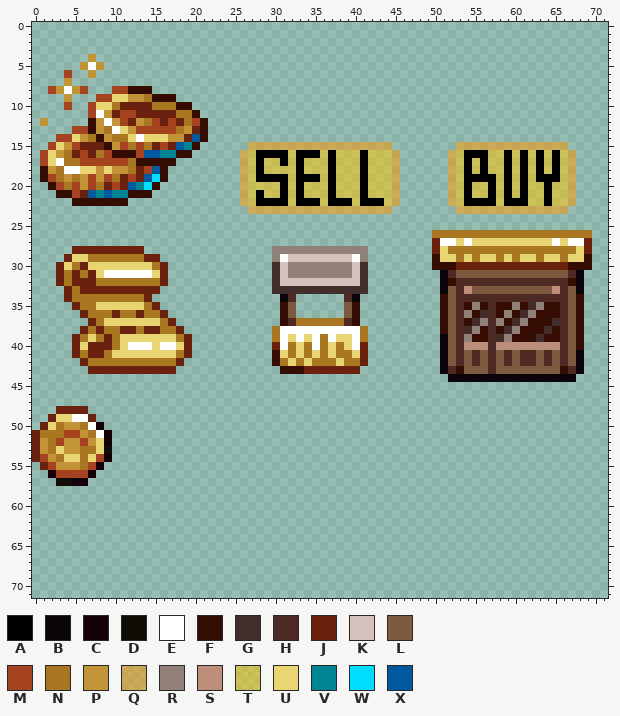
Sprite sheet: market_images.png. That is the earlier state.
The file is 72x72 pixels. Colours within 5 levels of each other are drawn and written as one.
Palette (. is transparent): A #000000  B #0a0508  C #160007  D #110d06  E #ffffff  F #340c02  G #432d2a  H #4d2a23  J #6a220f  K #d4c1bc  L #7e5a40  M #a5421f  N #a97621  P #c39338  Q #ff960080  R #908077  S #bd8e79  T #ffc80080  U #e9d673  V #008595  W #00deff  X #00599e
Pixels before (only the part around the change), first column x 15:
12 MJMJNMF..................................................
13 MMMNPJF..................................................
14 UUPPJXF..................................................
15 JMJXVF......QQQQQQQQQQQQQQQQQQ........QQQQQQQQQQQQQQ.....
16 XVVFF......QTAAAATAAATATTTATTTQ......QTAAATTATATATATQ....
17 FFF........QTATTATATTTATTTATTTQ......QTATATTATATATATQ....
18 XF.........QTATTTTATTTATTTATTTQ......QTATATTATATATATQ....
19 WF.........QTAAAATAAATATTTATTTQ......QTAAAATATATAAATQ....
20 F..........QTTTTATATTTATTTATTTQ......QTATTATATATTATTQ....
21 ...........QTATTATATTTATTTATTTQ......QTATTATATATTATTQ....
22 ...........QTAAAATAAATAAATAAATQ......QTAAAATAAATTATTQ....
23 ............QQQQQQQQQQQQQQQQQQ........QQQQQQQQQQQQQQ.....
24 .........................................................
25 .........................................................
26 ...................................NNNNNNNNNNNNNNNNNNNN..
27 ...................................JEEUEUUUUUUUUUUEUEEJ..
28 ...............RRRRRRRRRRRR........JUNNNNNNNNNNNNNNNNUJ..
29 J..............REKKKKKKKKER........FUUNUNUUNUNUUNUUNUUF..
And afterwards:
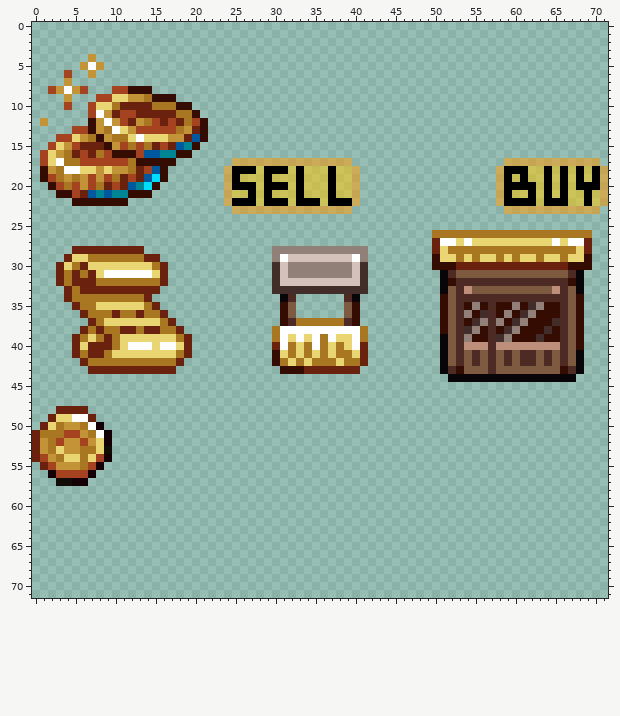
From old to new:
Changed rows in their new state; - is an unchanged pixel.
first column x 24:
15 ---..................--------..............-----
16 --....................------................----
17 -Q-QQQQQQQQQQQQQ......------.......QQQQQQQQ-QQQ-
18 QAAATAAA--------Q.....------......Q-A--TATATATAQ
19 QAT-T-TT--TT----Q.....------......Q----T-TATATAQ
20 QAAA-AA---------Q.....------......Q-A-A---ATAAAQ
21 QTTATA-T--------Q.....------......Q--TA---ATTATQ
22 QAAAT-----------Q.....------......Q---A--AATTATQ
23 -QQ-------------.....--------......--------QQQQ-
